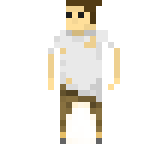
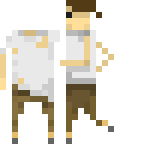
Layered file, before and after one edit (144 × 144). Changes by layer:
added layer "1 #1" above "1" over [0, 0, 120, 144]
